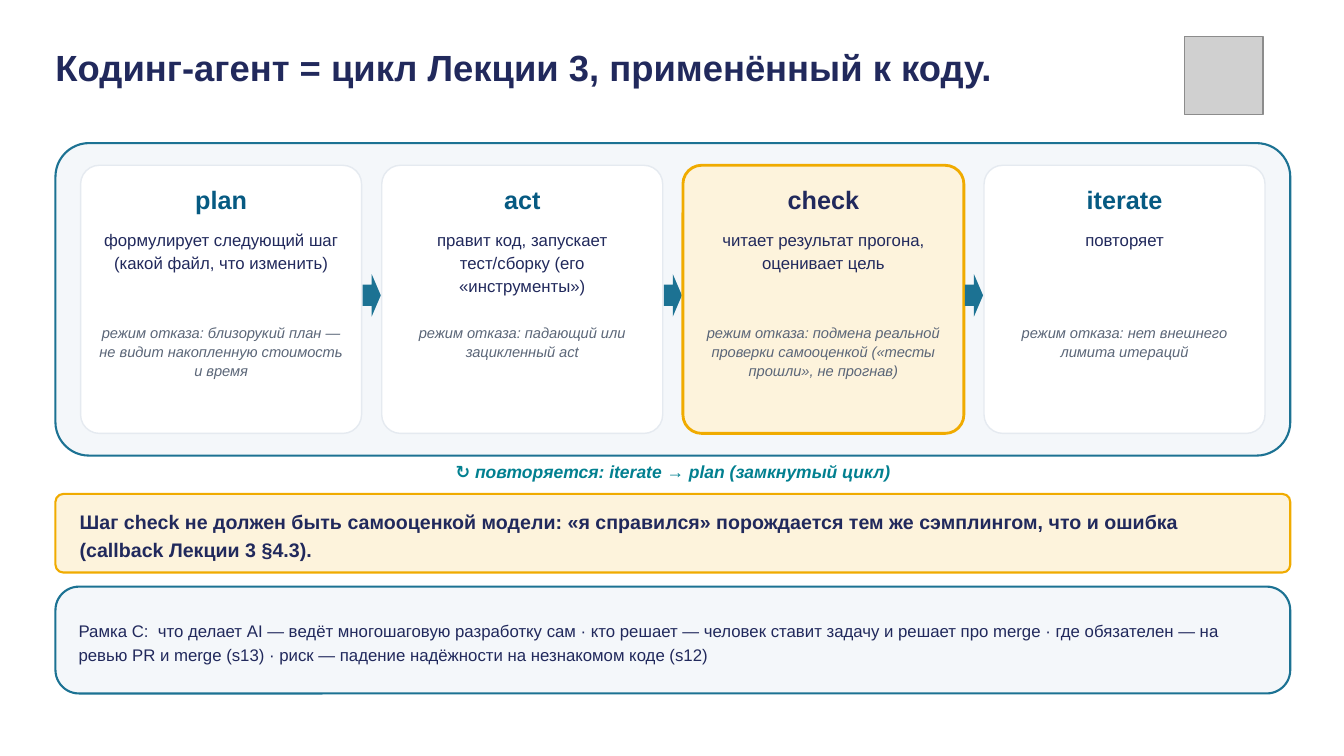
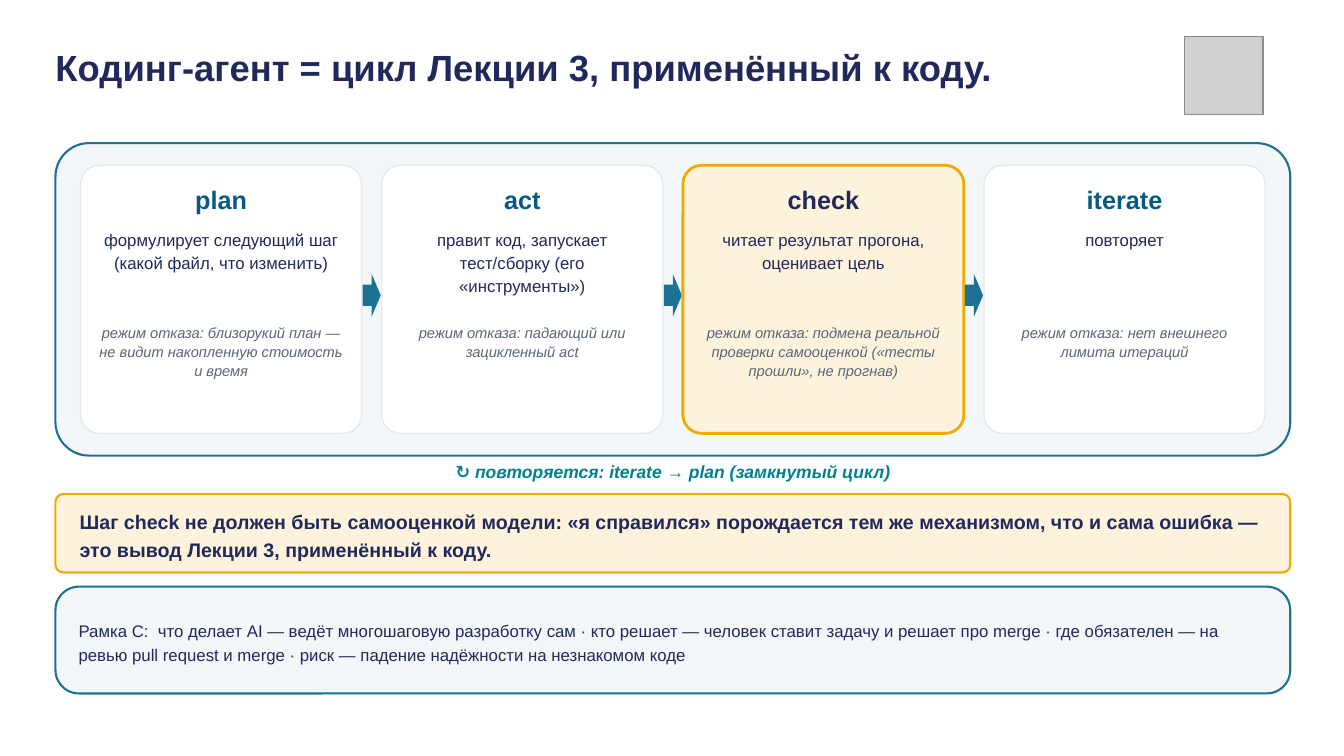
Before and after one commit to tellina-study/AI-usage-lessons, a slide deck: slide 11 of library/lectures/lec-04/rendered/lec-04.pptx. Drawn at 1344x756 pixels with LibreOffice and Linux fonts; fonts in the diff are those of the drawing; grey boxes stand for pictures. Boxes give left, top, right and bottom in pixels: in the first picture for what was removed or moved away, otherwise in the second. Text is boxed around its words. In the diff, an @@ line names an element or a change of style, - is before the commit and + after.

```diff
--- a/library/lectures/lec-04/rendered/lec-04.pptx
+++ b/library/lectures/lec-04/rendered/lec-04.pptx
@@ text at [80,514,1232,561]: text changed @@
-Шаг check не должен быть самооценкой модели: «я справился» порождается тем же сэмплингом, что и ошибка (callback Лекции 3 §4.3).
+Шаг check не должен быть самооценкой модели: «я справился» порождается тем же механизмом, что и сама ошибка — это вывод Лекции 3, применённый к коду.
@@ text at [79,624,1219,665]: text changed @@
-Рамка C: что делает AI — ведёт многошаговую разработку сам · кто решает — человек ставит задачу и решает про merge · где обязателен — на ревью PR и merge (s13) · риск — падение надёжности на незнакомом коде (s12)
+Рамка C: что делает AI — ведёт многошаговую разработку сам · кто решает — человек ставит задачу и решает про merge · где обязателен — на ревью pull request и merge · риск — падение надёжности на незнакомом коде
```
Also in this commit, not shown: 23 other slides changed, 2 slides added, 2 slides removed, 9 other files.
